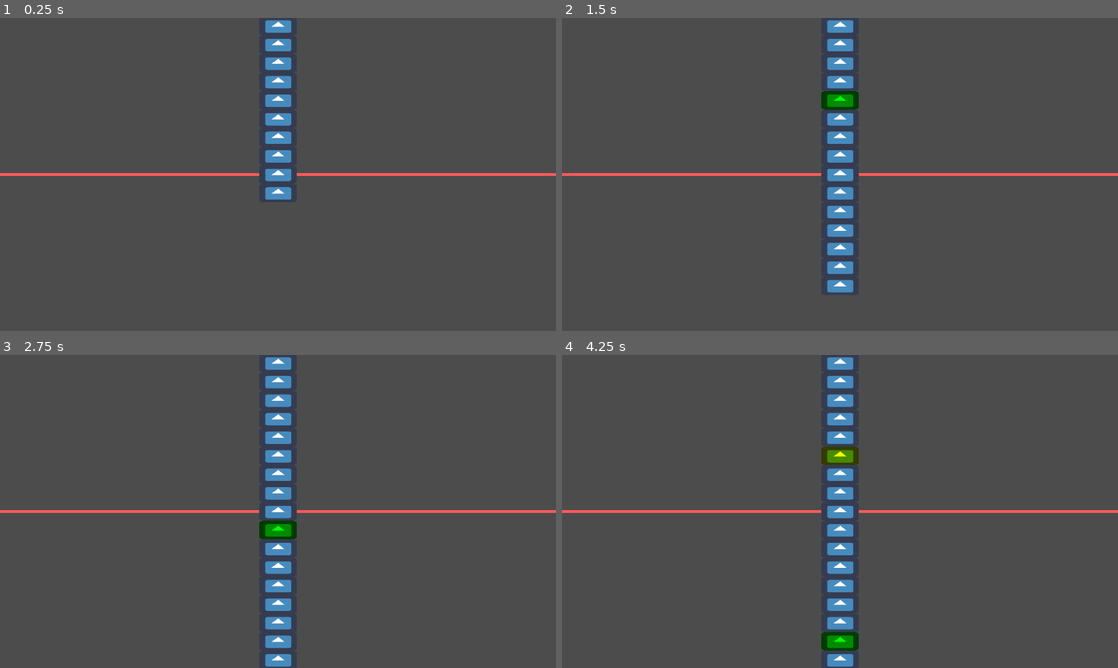
Above: before the commit, frames 1-4 (two rows, left to right).
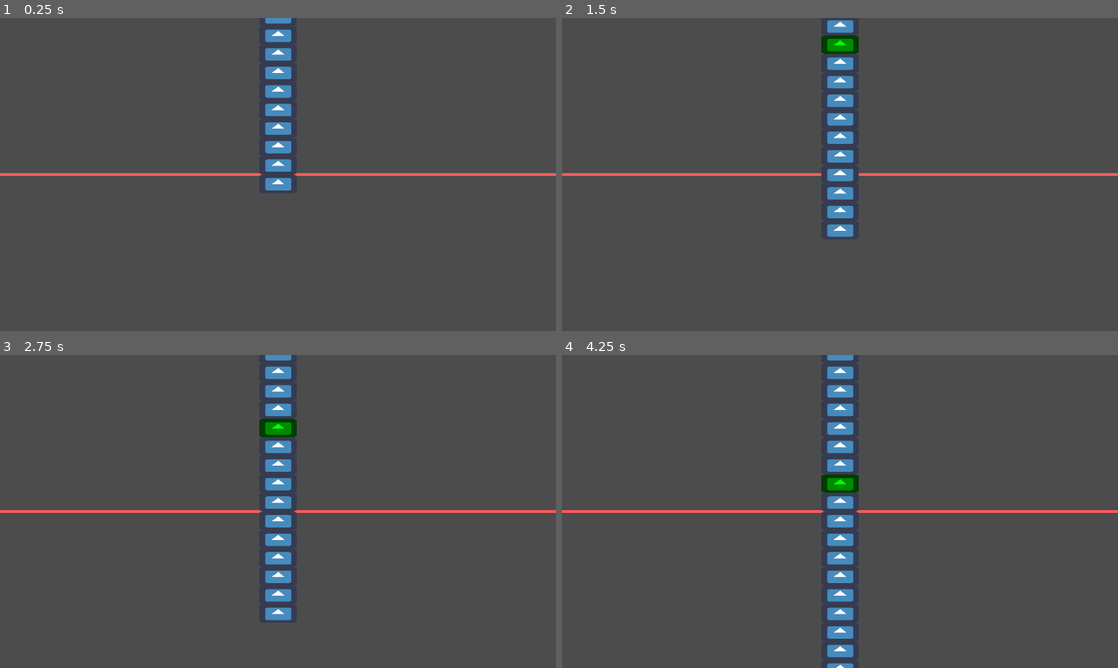
Above: after the commit, the same moments.

Repository: arthurtui/furniture-game
Game: Godot game, scene res://game/Game.tscn
Same seed, same stepped clock (60 frames per second), same inputs: the game is played once before the commit and once after it. The engine's default icon, where the game draws it, is replaced by a stand-in: a white triangle on a blue panel in a dark square.
Inputs:
- Up to frame 1 (0.25 s): no input
- Up to frame 2 (1.5 s): hold D (right) 0.53-1.28 s; hold A (left) from 1.28 s (still down)
- Up to frame 3 (2.75 s): release A (left) at 2.03 s; hold D (right) from 2.03 s (still down)
- Up to frame 4 (4.25 s): release D (right) at 2.78 s; hold W (up, bound only after the commit) 2.78-3.53 s; hold A (left) from 3.53 s (still down)

The runs differ from the first frame. In frame 1, 2.0% of the frame differs, in the area x 46-54%, y 0-58%; in frame 2, 1.4%; in frame 3, 3.8%; in frame 4, 4.0%, in the area x 46-54%, y 0-100%.

Commit message:
Add functionality to furniture modules

Diff:
--- a/project/game/Constants.gd
+++ b/project/game/Constants.gd
@@ -1,4 +1,6 @@
 extends Node
+
+enum {LEFT, RIGHT, UP}
 
 const MODULE_HEIGHTS = {
 	"empty": 1,
@@ -8,3 +10,5 @@
 	"screwdriver": 3
 }
 const SCREEN_SIZE = Vector2(1920, 1080)
+const LENIENCY = .1 #seconds
+const SIDE_MAP = {"left": LEFT, "right": RIGHT}
--- a/project/game/Furniture.gd
+++ b/project/game/Furniture.gd
@@ -25,6 +25,7 @@
 	var module : Module = MODULE_SCENES[module_data.type].instance() as Module
 	module.position.y = module_data.y - (module.blocks_height - 1) *\
 			Module.BLOCK_SIZE / 2.0
+	module.set_beat(module_data.beat)
 	if "side" in module_data.keys():
 		module.set_side(module_data.side)
 	add_child(module)
--- a/project/game/Game.gd
+++ b/project/game/Game.gd
@@ -2,16 +2,15 @@
 
 onready var furniture : Furniture = $FurniturePosition/Furniture as Furniture
 
-var beatmap
-var module_stack : Array
+var beatmap : Beatmap
+var data_stack : Array
 var time := .0
-var beat_time : float
-var current_beat := 0
+var active_module : Module
+var modules : Array
 
 func _ready():
-	var i = 0
-	beatmap = load("res://game/beatmaps/test_beatmap.tres") as Beatmap
-	beat_time = 60.0 / beatmap.bpm
+	var i := 0
+	beatmap = preload("res://game/beatmaps/test_beatmap.tres") as Beatmap
 	furniture.speed = Module.BLOCK_SIZE * beatmap.bpm / 60.0
 
 	while i < beatmap.duration_beats:
@@ -19,26 +18,56 @@
 			var module_data : Dictionary = beatmap.beats[i] as Dictionary
 			module_data["beat"] = i
 			module_data["y"] = -i * furniture.speed * 60 / beatmap.bpm
-			module_stack.append(module_data)
+			data_stack.append(module_data)
 			i += Constants.MODULE_HEIGHTS[module_data.type]
 		else:
-			module_stack.append({"beat": i, "type": "empty", "y": (-i *\
+			data_stack.append({"beat": i, "type": "empty", "y": (-i *\
 					furniture.speed * 60 / beatmap.bpm)})
 			i += Constants.MODULE_HEIGHTS["empty"]
 
-	while module_stack.size():
-		var module = furniture.create_module(module_stack.pop_front())
+	while data_stack.size():
+		var module = stack_module()
 		if module.global_position.y <= - module.get_size().y / 2:
 			break
 
 	set_process(true)
 
 
-func _process(delta):
+func _process(delta: float):
 	time += delta
-	if time >= beat_time:
-		time -= beat_time
-		current_beat += 1
 
-	if module_stack.size() and furniture.last_module().is_on_screen():
-		var _module = furniture.create_module(module_stack.pop_front())
+	build_furniture()
+	update_active_module(delta)
+
+
+func _unhandled_input(event):
+	if active_module and (event.is_action("left") or event.is_action("right")):
+		active_module.handle_input(event)
+		get_tree().set_input_as_handled()
+
+
+func build_furniture():
+	if data_stack.size() and furniture.last_module().is_on_screen():
+# warning-ignore:return_value_discarded
+		stack_module()
+
+
+func update_active_module(delta: float):
+	if not modules.size():
+		return
+
+	if not active_module:
+		var module : Module = modules.front() as Module
+		if time >= module.beat_begin * 60 / beatmap.bpm - Constants.LENIENCY - delta:
+			active_module = modules.pop_front()
+	elif time >= active_module.beat_end * 60 / beatmap.bpm + Constants.LENIENCY:
+		active_module.deactivate()
+		active_module = null
+
+
+func stack_module() -> Module:
+	var data = data_stack.pop_front()
+	var module =  furniture.create_module(data)
+	if data.type != "empty":
+		modules.append(module)
+	return module
--- a/project/game/beatmaps/test_beatmap.tres
+++ b/project/game/beatmaps/test_beatmap.tres
@@ -6,8 +6,8 @@
 script = ExtResource( 1 )
 song_name = ""
 song_path = ""
-bpm = 240.0
-duration_beats = 240
+bpm = 120.0
+duration_beats = 120
 beats = {
 10: {
 "side": "right",
@@ -32,7 +32,7 @@
 "side": "left",
 "type": "hammer"
 },
-239: {
+119: {
 "type": "saw"
 }
 }
--- /dev/null
+++ b/project/game/furniture-modules/DrillerModule.gd
@@ -0,0 +1,47 @@
+extends Module
+
+enum {WAITING, HELD, DONE}
+
+var side : int
+var state := WAITING
+
+
+func set_side(s: String):
+	side = Constants.SIDE_MAP[s]
+
+
+func handle_input(event: InputEvent):
+	var input_side : int
+	if event.is_action_pressed("left", state == HELD):
+		input_side = Constants.LEFT
+	elif event.is_action_pressed("right", state == HELD):
+		input_side = Constants.RIGHT
+	elif event.is_action_pressed("up"):
+		miss()
+		return
+	elif event.is_action_released("left") and side == Constants.LEFT:
+		state = DONE
+		return
+	elif event.is_action_released("right") and side == Constants.RIGHT:
+		state = DONE
+		return
+	else:
+		return
+
+	match state:
+		WAITING:
+			if input_side == side:
+				hit()
+				state = HELD
+		HELD:
+			if input_side == side:
+				hit()
+			else:
+				miss()
+		DONE:
+			miss()
+
+
+func deactivate():
+	if state == WAITING:
+		miss()
--- a/project/game/furniture-modules/DrillerModule.tscn
+++ b/project/game/furniture-modules/DrillerModule.tscn
@@ -1,6 +1,8 @@
-[gd_scene load_steps=2 format=2]
+[gd_scene load_steps=3 format=2]
 
 [ext_resource path="res://game/furniture-modules/Module.tscn" type="PackedScene" id=1]
+[ext_resource path="res://game/furniture-modules/DrillerModule.gd" type="Script" id=2]
 
 [node name="DrillerModule" instance=ExtResource( 1 )]
 modulate = Color( 1, 0, 0, 1 )
+script = ExtResource( 2 )
--- /dev/null
+++ b/project/game/furniture-modules/HammerModule.gd
@@ -0,0 +1,34 @@
+extends Module
+
+var side : int
+var done := false
+
+
+func set_side(s: String):
+	side = Constants.SIDE_MAP[s]
+
+
+func handle_input(event: InputEvent):
+	var input_side : int
+	if event.is_action_pressed("left"):
+		input_side = Constants.LEFT
+	elif event.is_action_pressed("right"):
+		input_side = Constants.RIGHT
+	elif event.is_action_pressed("up"):
+		input_side = -1
+	else:
+		return
+
+	if done:
+		miss()
+	else:
+		if input_side == side:
+			hit()
+			done = true
+		else:
+			miss()
+
+
+func deactivate():
+	if not done:
+		miss()
--- a/project/game/furniture-modules/HammerModule.tscn
+++ b/project/game/furniture-modules/HammerModule.tscn
@@ -1,9 +1,11 @@
-[gd_scene load_steps=2 format=2]
+[gd_scene load_steps=3 format=2]
 
 [ext_resource path="res://game/furniture-modules/Module.tscn" type="PackedScene" id=1]
+[ext_resource path="res://game/furniture-modules/HammerModule.gd" type="Script" id=2]
 
 [node name="HammerModule" instance=ExtResource( 1 )]
 modulate = Color( 0, 1, 0, 1 )
+script = ExtResource( 2 )
 
 [node name="VisibilityNotifier2D" parent="." index="1"]
 position = Vector2( 1.90735e-06, 0 )
--- a/project/game/furniture-modules/Module.gd
+++ b/project/game/furniture-modules/Module.gd
@@ -9,17 +9,33 @@
 
 const BLOCK_SIZE := 64
 
+var beat_begin : int
+var beat_end : int
+
+
+func set_beat(beat: int):
+	beat_begin = beat
+	beat_end = beat + blocks_height - 1
+
 
 func set_side(_side: String):
 	pass
 
 
-func hit():
+func handle_input(_event: InputEvent):
 	pass
 
 
+func deactivate():
+	pass
+
+
+func hit():
+	$OK.show()
+
+
 func miss():
-	pass
+	$FAIL.show()
 
 
 func get_size() -> Vector2:
--- a/project/game/furniture-modules/Module.tscn
+++ b/project/game/furniture-modules/Module.tscn
@@ -13,14 +13,14 @@
 [node name="VisibilityNotifier2D" type="VisibilityNotifier2D" parent="."]
 rect = Rect2( -64, -32, 128, 64 )
 
-[node name="Label" type="Label" parent="."]
+[node name="OK" type="Label" parent="."]
 visible = false
 margin_left = 64.0
 margin_right = 104.0
 margin_bottom = 14.0
 text = "OK"
 
-[node name="Label2" type="Label" parent="."]
+[node name="FAIL" type="Label" parent="."]
 visible = false
 margin_left = 64.0
 margin_right = 104.0
--- /dev/null
+++ b/project/game/furniture-modules/SawModule.gd
@@ -0,0 +1,25 @@
+extends Module
+
+var last_side := -1
+
+
+func handle_input(event: InputEvent):
+	var input_side : int
+	if event.is_action_pressed("up"):
+		miss()
+		return
+	elif event.is_action_pressed("left"):
+		input_side = Constants.LEFT
+	elif event.is_action_pressed("right"):
+		input_side = Constants.RIGHT
+
+	if last_side != input_side:
+		last_side = input_side
+		hit()
+	else:
+		miss()
+
+
+func deactivate():
+	if last_side == -1:
+		miss()
--- a/project/game/furniture-modules/SawModule.tscn
+++ b/project/game/furniture-modules/SawModule.tscn
@@ -1,6 +1,8 @@
-[gd_scene load_steps=2 format=2]
+[gd_scene load_steps=3 format=2]
 
 [ext_resource path="res://game/furniture-modules/Module.tscn" type="PackedScene" id=1]
+[ext_resource path="res://game/furniture-modules/SawModule.gd" type="Script" id=2]
 
 [node name="SawModule" instance=ExtResource( 1 )]
 modulate = Color( 1, 1, 0, 1 )
+script = ExtResource( 2 )
--- /dev/null
+++ b/project/game/furniture-modules/ScrewdriverModule.gd
@@ -0,0 +1,31 @@
+extends Module
+
+var side : int
+var last_side := -1
+
+
+func set_side(s: String):
+	side = Constants.SIDE_MAP[s]
+
+
+func handle_input(event: InputEvent):
+	var input_side : int
+	if event.is_action_pressed("up"):
+		input_side = Constants.UP
+	elif event.is_action_pressed("left"):
+		input_side = Constants.LEFT
+	elif event.is_action_pressed("right"):
+		input_side = Constants.RIGHT
+
+	if not input_side in [Constants.UP, side]:
+		miss()
+	elif input_side == last_side:
+		miss()
+	else:
+		last_side = input_side
+		hit()
+
+
+func deactivate():
+	if last_side == -1:
+		miss()
--- a/project/game/furniture-modules/ScrewdriverModule.tscn
+++ b/project/game/furniture-modules/ScrewdriverModule.tscn
@@ -1,10 +1,11 @@
-[gd_scene load_steps=2 format=2]
+[gd_scene load_steps=3 format=2]
 
 [ext_resource path="res://game/furniture-modules/Module.tscn" type="PackedScene" id=1]
+[ext_resource path="res://game/furniture-modules/ScrewdriverModule.gd" type="Script" id=2]
 
 [node name="ScrewdriverModule" instance=ExtResource( 1 )]
 modulate = Color( 0, 0, 1, 1 )
-blocks_height = 3
+script = ExtResource( 2 )
 
 [node name="Sprite" parent="." index="0"]
 scale = Vector2( 2, 3 )
--- a/project/project.godot
+++ b/project/project.godot
@@ -59,6 +59,11 @@
 "events": [ Object(InputEventKey,"resource_local_to_scene":false,"resource_name":"","device":0,"alt":false,"shift":false,"control":false,"meta":false,"command":false,"pressed":false,"scancode":68,"physical_scancode":0,"unicode":0,"echo":false,"script":null)
  ]
 }
+up={
+"deadzone": 0.5,
+"events": [ Object(InputEventKey,"resource_local_to_scene":false,"resource_name":"","device":0,"alt":false,"shift":false,"control":false,"meta":false,"command":false,"pressed":false,"scancode":87,"physical_scancode":0,"unicode":0,"echo":false,"script":null)
+ ]
+}
 
 [physics]
 
